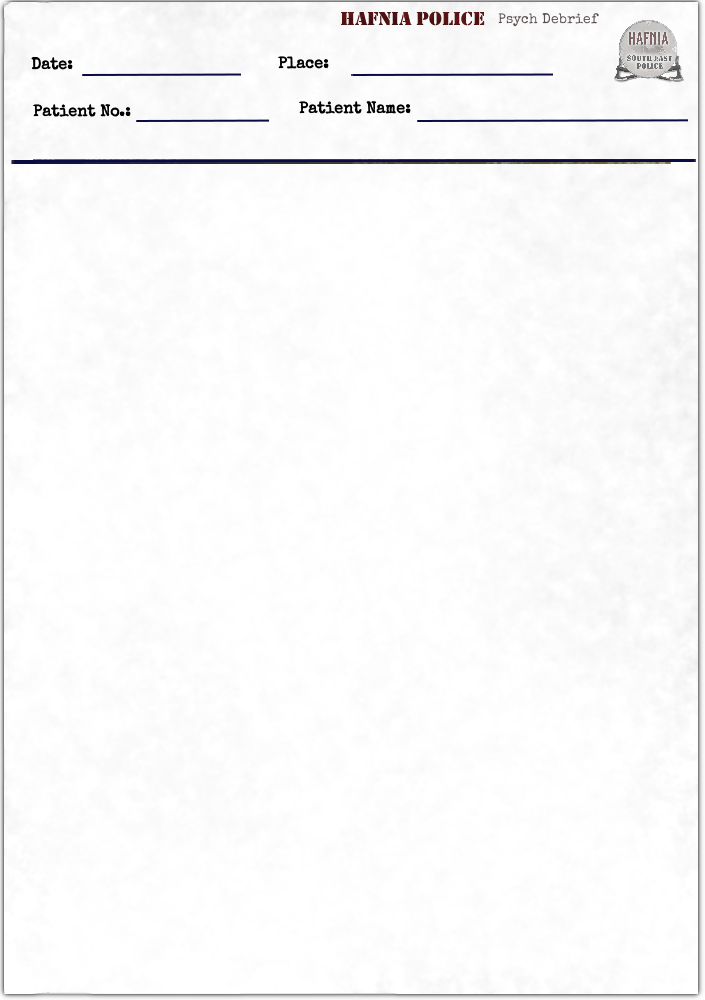
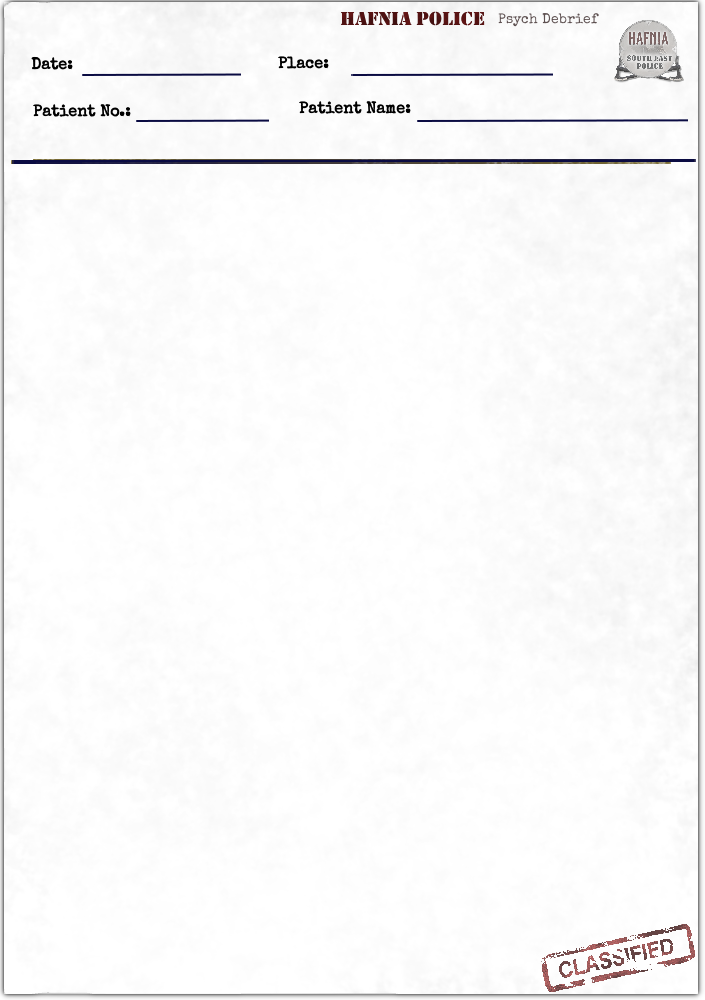
Revision of a layered 705 × 1000 image; what changed, layer by layer:
added layer "Classified" (80%) above "A4-size.jpg copy" over left=541, top=924, right=695, bottom=992
